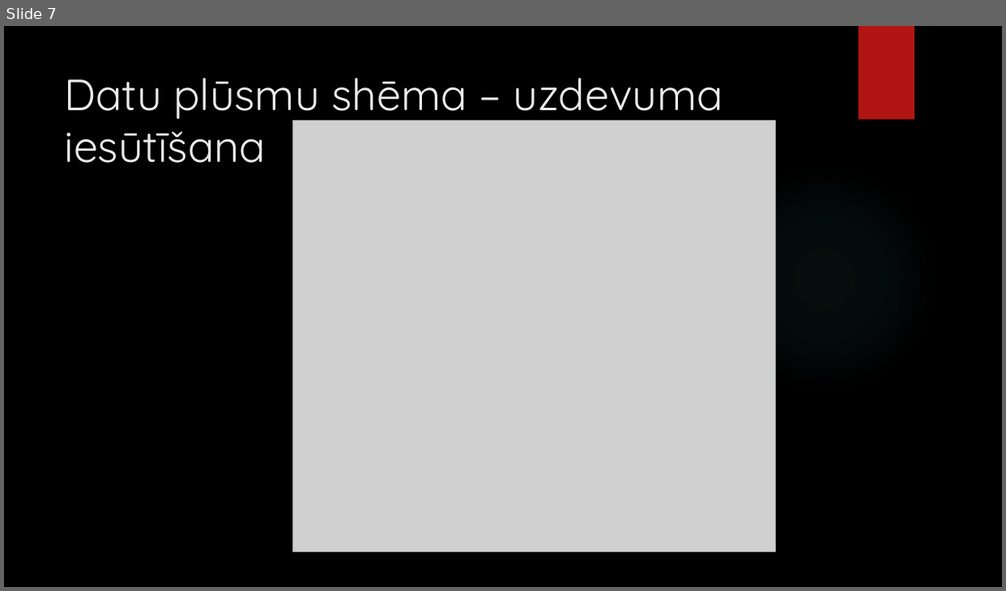
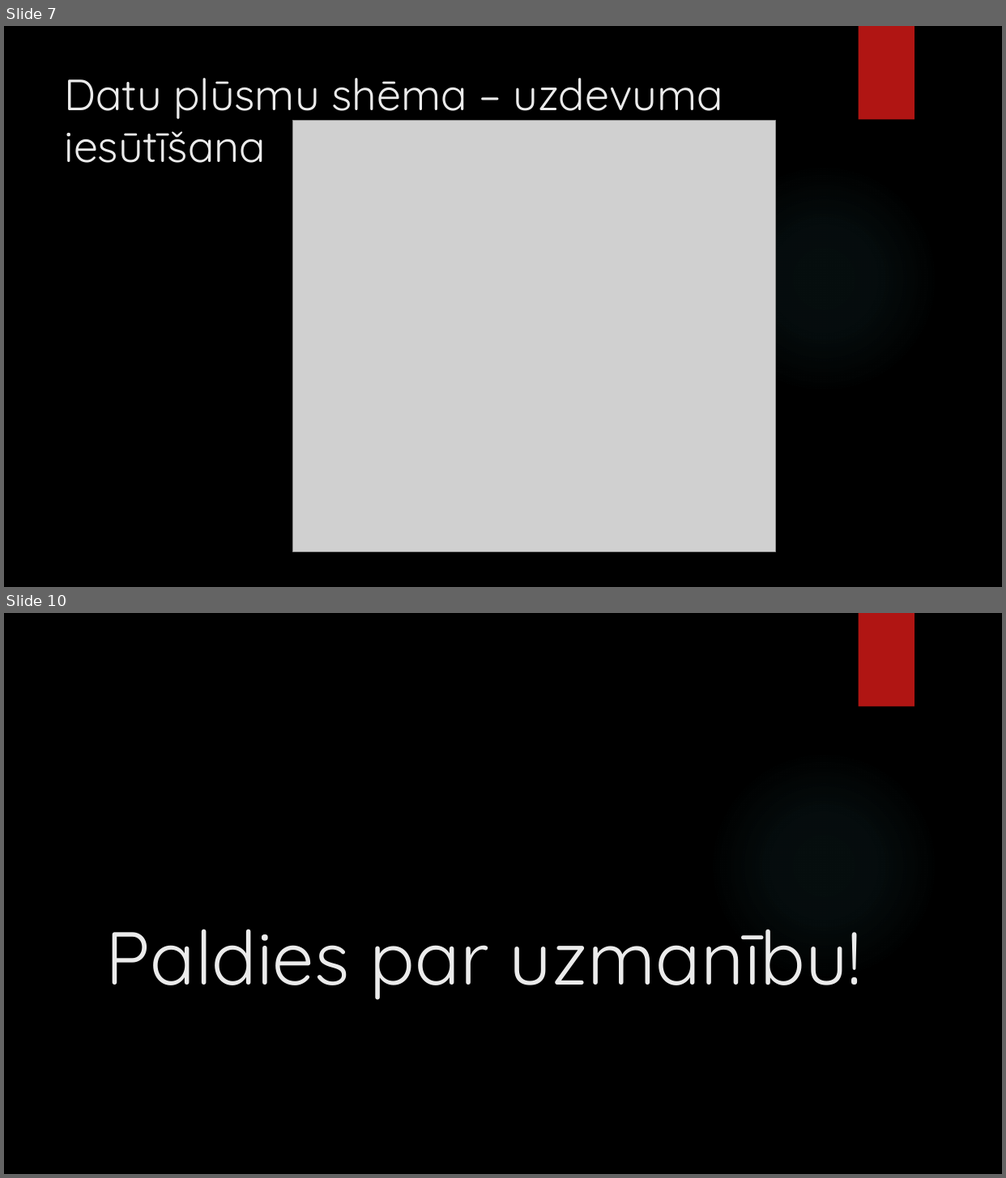
Before and after one commit to rvtprog-kval-21/D41-linardsLiepenieks-PPSMacibuSistema, a slide deck: Dokumentacija/Prezentacija.pptx. Shown one above the other, each under a label of ours: slide 7 before the commit, slides 7 and 10 after it; the slides between them are not shown. The pictures are 1006x591 and 1006x1178 pixels, drawn with LibreOffice and Linux fonts; fonts in the diff are those of the drawing; grey boxes stand for pictures; background and template pictures are left out. Boxes give left, top, right and bottom in pixels: in the first picture for what was removed or moved away, otherwise in the second. Text is boxed around its words. In the diff, an @@ line names an element or a change of style, - is before the commit and + after.

```diff
--- a/Dokumentacija/Prezentacija.pptx
+++ b/Dokumentacija/Prezentacija.pptx
@@ slide 10 added at box(4, 613, 1002, 1174), background picture (left out); not listed: 2 template elements that a slide beside it also shows @@
@@ title added at box(106, 929, 862, 1000), 72 pt, text #EBEBEB @@
+Paldies par uzmanību!
```
Also in this commit, not shown: 2 slides changed, 2 other slides added, 1 other file.
